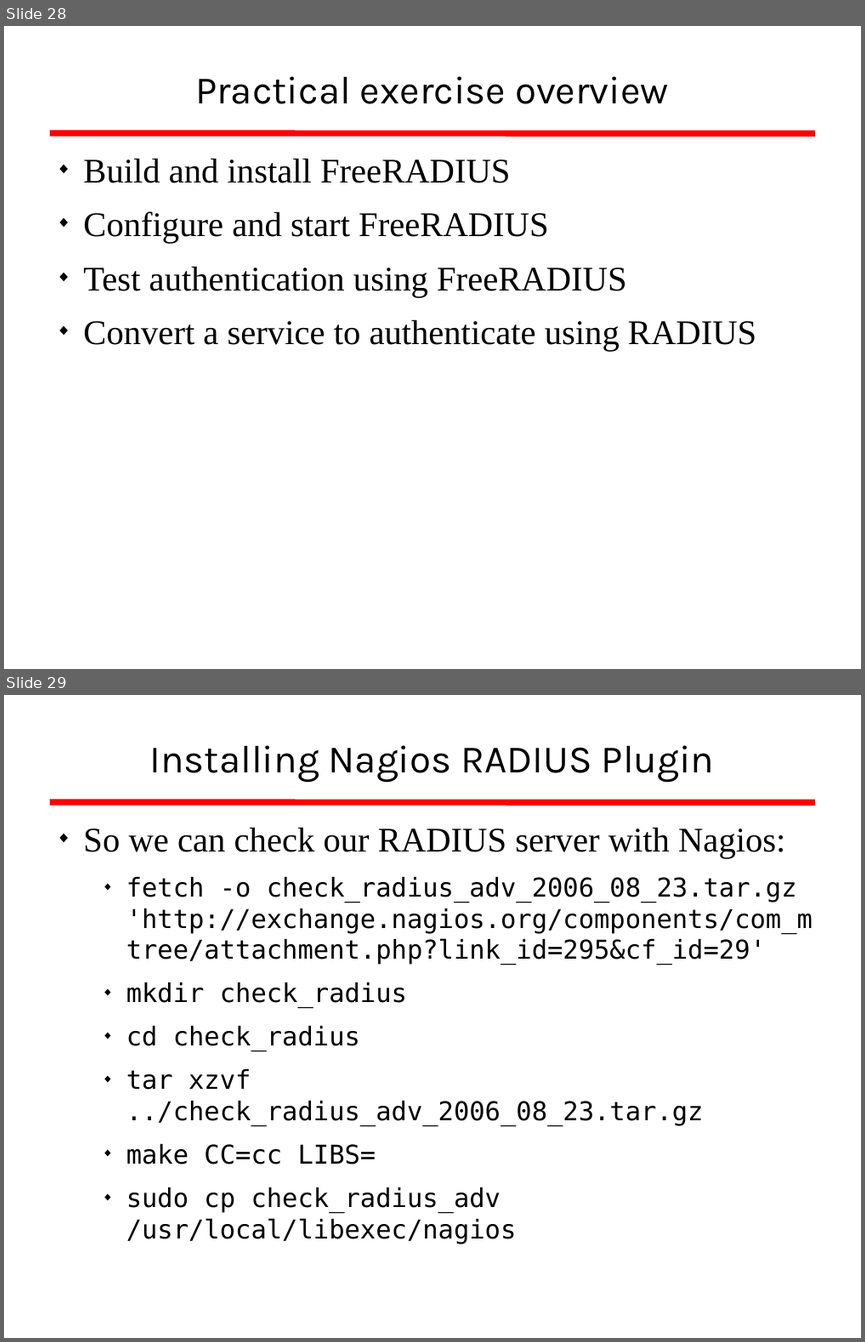
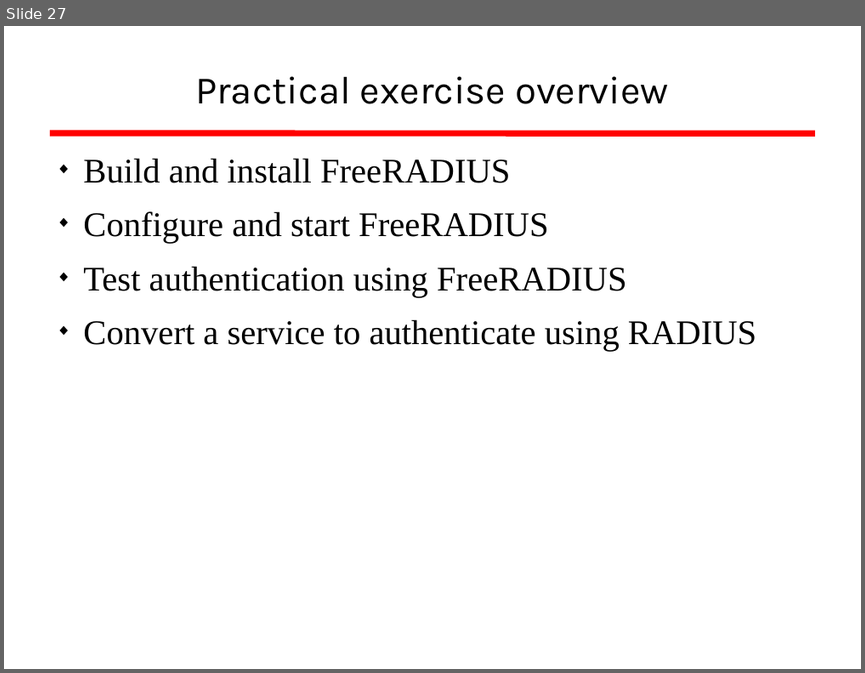
Before and after one commit to afnog/afnog.github.io, a slide deck: sse/radius/radius_presentation.ppt. Shown one above the other, each under a label of ours: slides 28 and 29 before the commit, slide 27 after it. The pictures are 865x1342 and 865x673 pixels, drawn with LibreOffice and Linux fonts; fonts in the diff are those of the drawing; background and template pictures are left out. Boxes give left, top, right and bottom in pixels: in the first picture for what was removed or moved away, otherwise in the second. Text is boxed around its words. In the diff, an @@ line names an element or a change of style, - is before the commit and + after.

```diff
--- a/sse/radius/radius_presentation.ppt
+++ b/sse/radius/radius_presentation.ppt
@@ slide 29 removed at (4,695,861,1338), background #FFFFFF; not listed: 1 template element that a slide beside it also shows @@
@@ title removed at (150,745,715,782) @@
-Installing Nagios RADIUS Plugin
@@ text removed at (83,827,812,1243) @@
-◆ So we can check our RADIUS server with Nagios:
-  ◆ fetch -o check_radius_adv_2006_08_23.tar.gz 'http://exchange.nagios.org/components/com_mtree/attachment.php?link_id=295&cf_id=29'
-  ◆ mkdir check_radius
-  ◆ cd check_radius
-  ◆ tar xzvf ../check_radius_adv_2006_08_23.tar.gz
-  ◆ make CC=cc LIBS=
-  ◆ sudo cp check_radius_adv /usr/local/libexec/nagios
@@ what was slide 28 is now slide 27 @@
```
Also in this commit, not shown: 5 slides changed, 35 slides added, 15 other slides removed.
